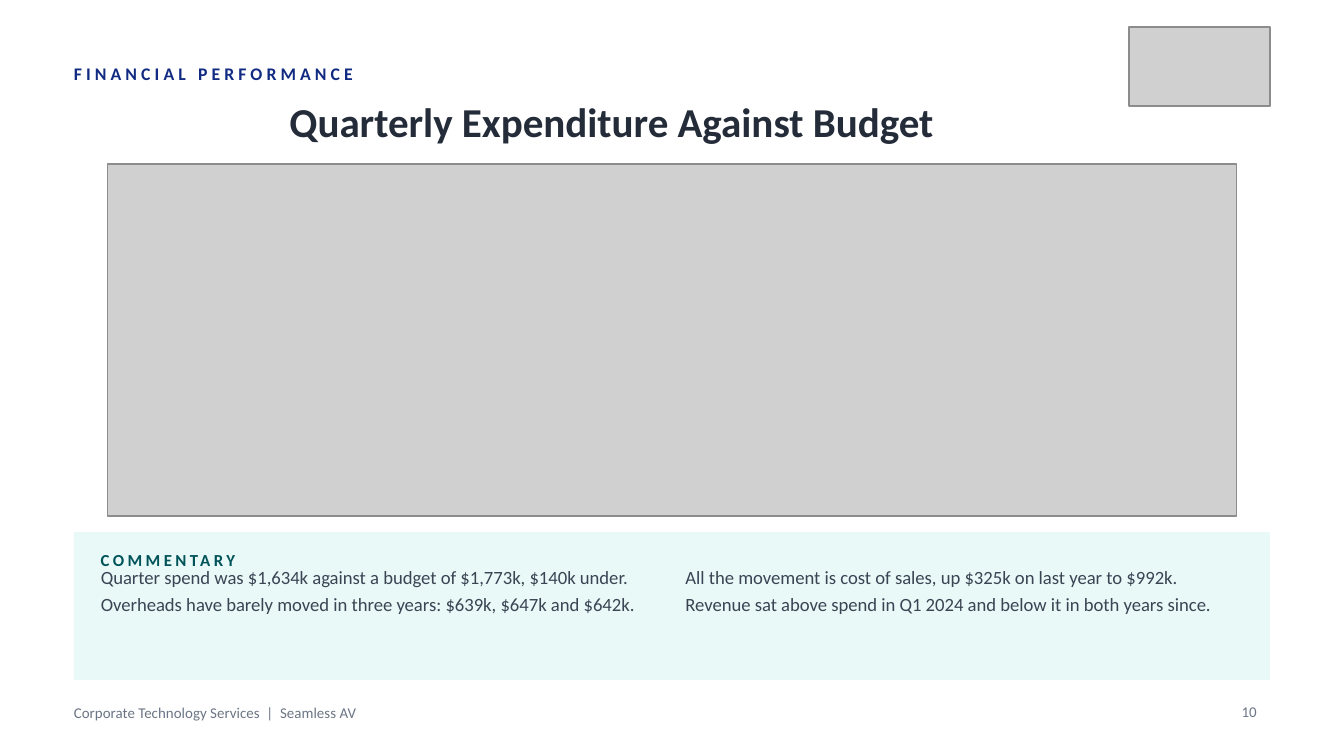
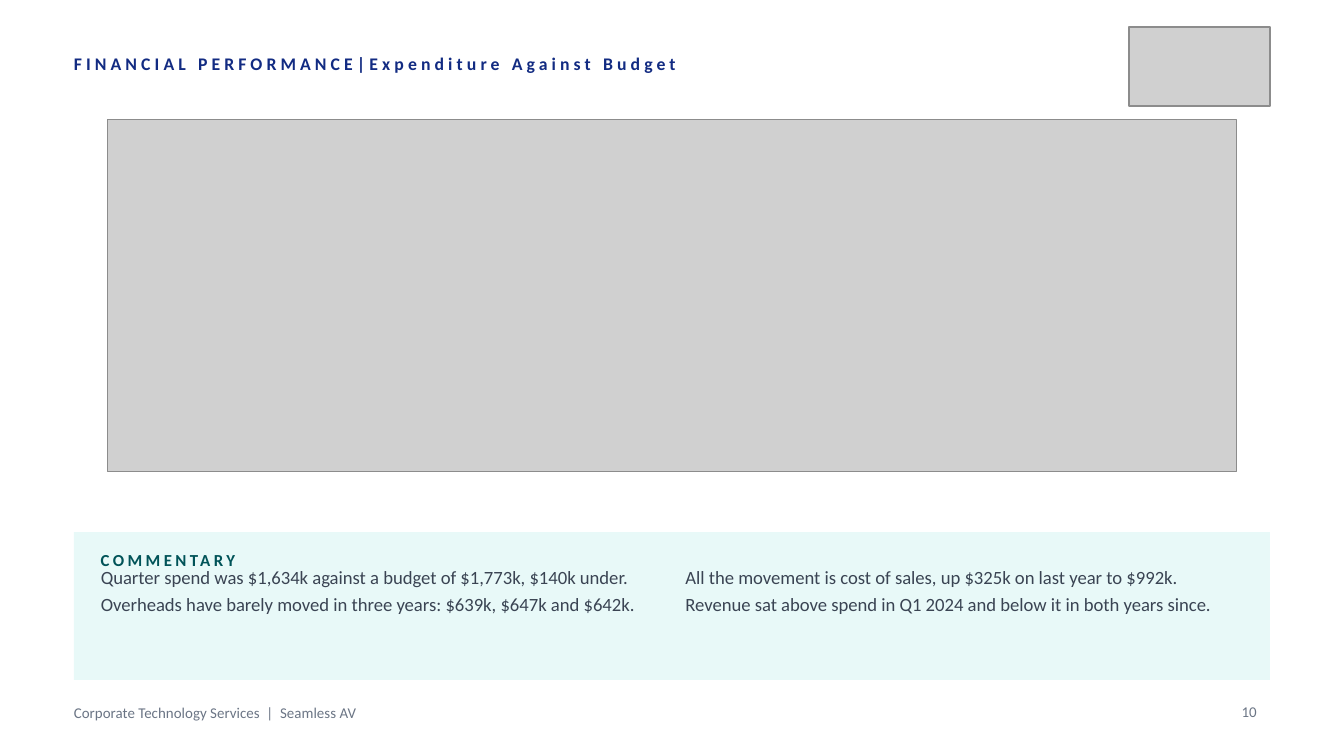
Before and after one commit to WesleyNelson-O33/Claude, a slide deck: slide 10 of deck/CTS Quarterly Business Review - Q1 FY2027.pptx. Drawn at 1344x756 pixels with LibreOffice and Linux fonts; fonts in the diff are those of the drawing; grey boxes stand for pictures. Boxes give left, top, right and bottom in pixels: in the first picture for what was removed or moved away, otherwise in the second. Text is boxed around its words. In the diff, an @@ line names an element or a change of style, - is before the commit and + after.

```diff
--- a/deck/CTS Quarterly Business Review - Q1 FY2027.pptx
+++ b/deck/CTS Quarterly Business Review - Q1 FY2027.pptx
@@ text at box(74, 57, 676, 73): text changed @@
-FINANCIAL PERFORMANCE
+FINANCIAL PERFORMANCE|Expenditure Against Budget
@@ text removed at box(289, 108, 934, 144) @@
-Quarterly Expenditure Against Budget
@@ picture: place and size @@
-picture at box(108, 164, 1236, 516)
+picture at box(108, 120, 1236, 472)
```
Also in this commit, not shown: 20 other slides changed, 6 other files.
